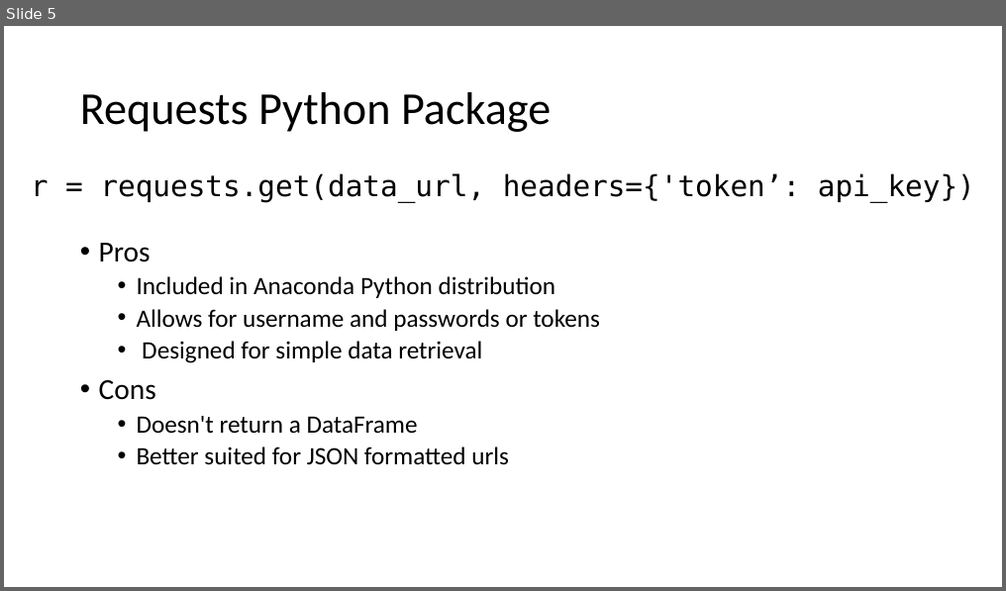
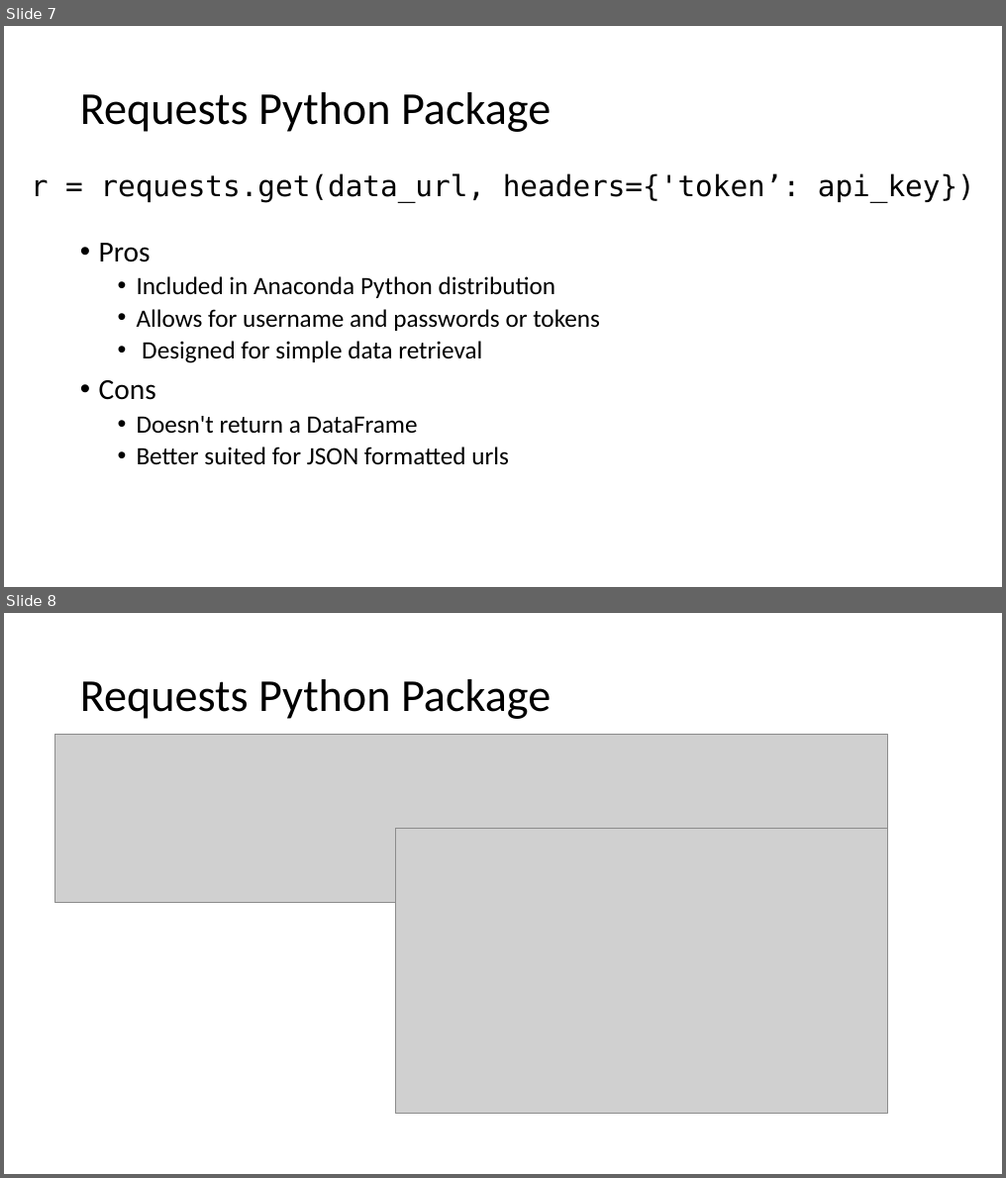
Before and after one commit to toddschultz/DegreesOfClimateChange, a slide deck: doc/design/TechnologyReview.pptx. Shown one above the other, each under a label of ours: slide 5 before the commit, slides 7 and 8 after it. The pictures are 1006x591 and 1006x1178 pixels, drawn with LibreOffice and Linux fonts; fonts in the diff are those of the drawing; grey boxes stand for pictures. Boxes give left, top, right and bottom in pixels: in the first picture for what was removed or moved away, otherwise in the second. Text is boxed around its words. In the diff, an @@ line names an element or a change of style, - is before the commit and + after.

```diff
--- a/doc/design/TechnologyReview.pptx
+++ b/doc/design/TechnologyReview.pptx
@@ slide 8 added at (4,613,1002,1174), background #FFFFFF @@
@@ title added at (80,679,550,719), 44 pt, text #000000 @@
+Requests Python Package
@@ picture added at (54,734,887,902) @@
@@ picture added at (395,829,887,1114) @@
@@ what was slide 5 is now slide 7 @@
```
Also in this commit, not shown: 1 other slide added, 4 slides removed.
